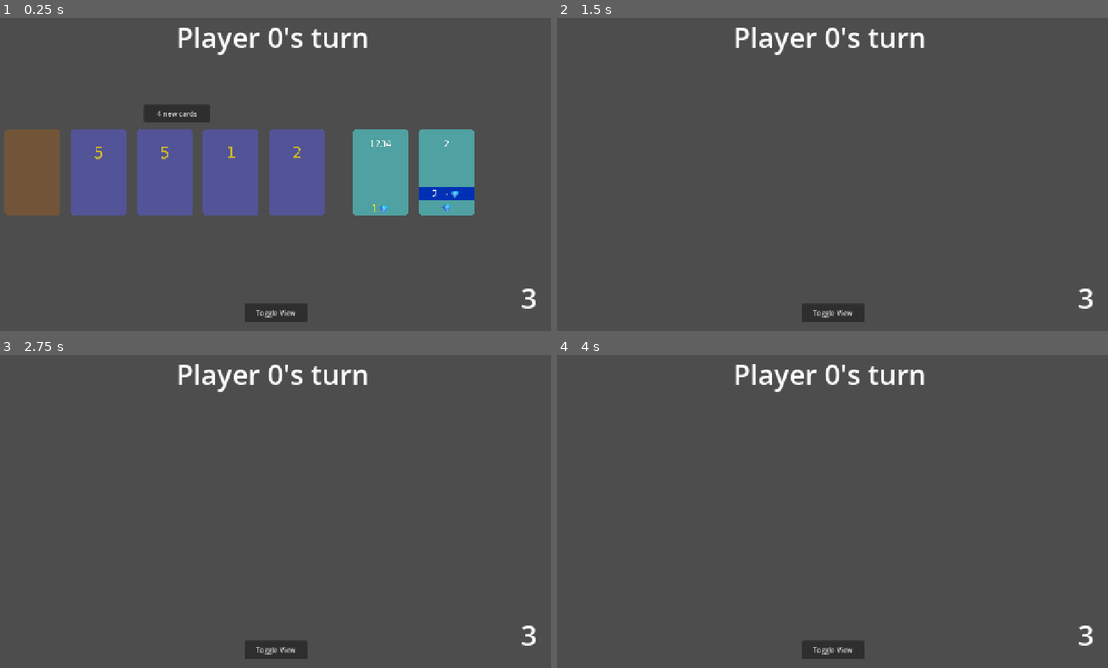
Above: before the commit, frames 1-4 (two rows, left to right).
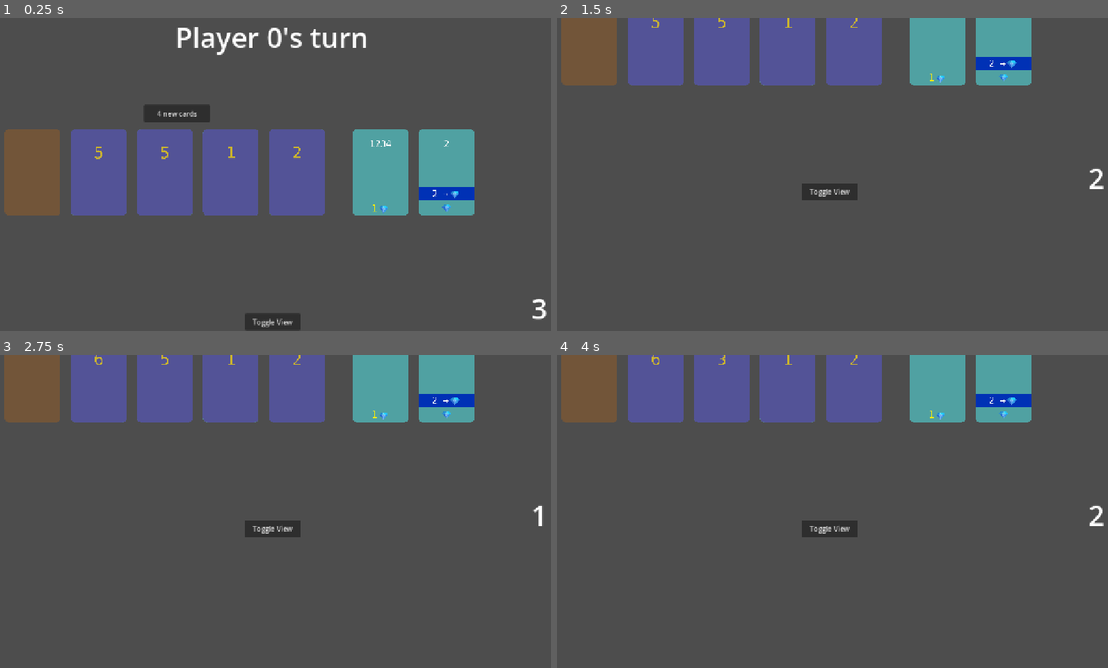
Above: after the commit, the same moments.

Repository: vbackeberg/game1
Game: Godot game, scene res://src/main.tscn
The game is run twice, just before and just after one commit, with the same random seed, the same clock (stepped at 60 frames per second) and the same inputs.
Inputs (mouse positions are in pixels of both pictures, inside the frame that each line leads up to):
- Up to frame 1 (0.25 s): no input
- Up to frame 2 (1.5 s): click "Toggle View" at 0.5 s; click (590, 43) at 1.27 s
- Up to frame 3 (2.75 s): click (99, 380) at 2.02 s
- Up to frame 4 (4 s): click (722, 380) at 2.77 s; click (788, 380) at 3.52 s

The runs differ from the first frame. In frame 1, 1.4% of the frame differs, in the area x 32-100%, y 2-100%; in frame 2, 17%, in the area x 0-100%, y 0-98%; in frame 3, 17%; in frame 4, 17%.

Commit message:
wip add tween and move camera to player area on toggle press instead of visibility

Diff:
--- a/src/main.gd
+++ b/src/main.gd
@@ -9,7 +9,7 @@
 
 # Called when the node enters the scene tree for the first time.
 func _ready() -> void:
-	players = [$PlayerArea, $PlayerArea2]
+	players = [$PlayerArea]
 	_set_current_player(0)
 
 	$WinOverlay.visible = false
@@ -25,16 +25,11 @@
 	if event.is_action_pressed("ui_accept"): # Space bar
 		toggle_view()
 
-# TODO: Toggle does not yet work in discard mode.
-# When discard mode, deactivate cards drawing, show how many to discard
+func toggle_view():
+	var tween = create_tween().set_trans(Tween.TRANS_CUBIC)
+	tween.set_parallel(true) # Run all animations simultaneously
+	tween.tween_property($Camera2D, "global_position", Vector2(0, 300), 0.5)
 
-func toggle_view():
-	if $MiddleArea.visible == true:
-		$MiddleArea.visible = false
-		currentPlayer.visible = true
-	else:
-		$MiddleArea.visible = true
-		currentPlayer.visible = false
 
 # Called every frame. 'delta' is the elapsed time since the previous frame.
 func _process(_delta: float) -> void:
--- a/src/main.tscn
+++ b/src/main.tscn
@@ -1,46 +1,46 @@
-[gd_scene load_steps=4 format=3 uid="uid://vj5feyq5sl6r"]
+[gd_scene format=3 uid="uid://vj5feyq5sl6r"]
 
 [ext_resource type="Script" uid="uid://bopt66vu8q8qa" path="res://src/main.gd" id="1_ig7tw"]
 [ext_resource type="PackedScene" uid="uid://dkfqww1gfq0k" path="res://src/middle_area.tscn" id="2_5q4o7"]
 [ext_resource type="PackedScene" uid="uid://bov0ixvuurdny" path="res://src/player_area.tscn" id="3_1bvp3"]
 
-[node name="Main" type="Node"]
+[node name="Main" type="Node2D" unique_id=2046145857]
 script = ExtResource("1_ig7tw")
 
-[node name="MiddleArea" parent="." instance=ExtResource("2_5q4o7")]
+[node name="Camera2D" type="Camera2D" parent="." unique_id=340020315]
 
-[node name="PlayerArea" parent="." instance=ExtResource("3_1bvp3")]
+[node name="MiddleArea" parent="." unique_id=1610996483 instance=ExtResource("2_5q4o7")]
+position = Vector2(-640, -360)
 
-[node name="PlayerArea2" parent="." instance=ExtResource("3_1bvp3")]
+[node name="PlayerArea" parent="." unique_id=987378068 instance=ExtResource("3_1bvp3")]
+position = Vector2(-640, 360)
 
-[node name="PlayerArea3" parent="." instance=ExtResource("3_1bvp3")]
-
-[node name="PlayerArea4" parent="." instance=ExtResource("3_1bvp3")]
-
-[node name="PlayerArea5" parent="." instance=ExtResource("3_1bvp3")]
-
-[node name="PlayerArea6" parent="." instance=ExtResource("3_1bvp3")]
-
-[node name="ActionsLeftLabel" type="Label" parent="."]
-offset_left = 1144.0
-offset_top = 600.0
-offset_right = 1248.0
-offset_bottom = 688.0
+[node name="ActionsLeftLabel" type="Label" parent="." unique_id=122699932]
+offset_left = 528.0
+offset_top = 264.0
+offset_right = 632.0
+offset_bottom = 352.0
 theme_override_font_sizes/font_size = 64
 text = "3"
 horizontal_alignment = 2
 vertical_alignment = 2
 
-[node name="CurrentPlayerLabel" type="Label" parent="."]
-anchors_preset = 10
-anchor_right = 1.0
-offset_bottom = 88.0
+[node name="CurrentPlayerLabel" type="Label" parent="." unique_id=1843246647]
+anchors_preset = 5
+anchor_left = 0.5
+anchor_right = 0.5
+offset_left = -224.0
+offset_top = -360.0
+offset_right = 220.0
+offset_bottom = -272.0
 grow_horizontal = 2
+size_flags_horizontal = 4
+size_flags_vertical = 0
 theme_override_font_sizes/font_size = 64
 text = "Player 1's turn"
 horizontal_alignment = 1
 
-[node name="WinOverlay" type="Panel" parent="."]
+[node name="WinOverlay" type="Panel" parent="." unique_id=324845957]
 visible = false
 self_modulate = Color(0, 0, 0, 1)
 anchors_preset = 15
@@ -49,7 +49,7 @@
 grow_horizontal = 2
 grow_vertical = 2
 
-[node name="NewGameButton" type="Button" parent="WinOverlay"]
+[node name="NewGameButton" type="Button" parent="WinOverlay" unique_id=854454326]
 layout_mode = 1
 anchors_preset = 8
 anchor_left = 0.5
@@ -65,7 +65,7 @@
 theme_override_font_sizes/font_size = 48
 text = "  Start new game  "
 
-[node name="WinnerLabel" type="Label" parent="WinOverlay"]
+[node name="WinnerLabel" type="Label" parent="WinOverlay" unique_id=1352409240]
 layout_mode = 1
 anchors_preset = 5
 anchor_left = 0.5
@@ -78,11 +78,15 @@
 horizontal_alignment = 1
 vertical_alignment = 1
 
-[node name="ToggleViewButton" type="Button" parent="."]
-offset_left = 576.0
-offset_top = 657.0
-offset_right = 719.0
-offset_bottom = 700.0
+[node name="ToggleViewButton" type="Button" parent="." unique_id=550081648]
+anchors_preset = -1
+anchor_bottom = 1.0
+offset_left = -64.0
+offset_top = 320.0
+offset_right = 64.0
+offset_bottom = 359.0
+grow_horizontal = 2
+grow_vertical = 0
 size_flags_horizontal = 4
 size_flags_vertical = 8
 text = "Toggle View"
@@ -90,15 +94,5 @@
 [connection signal="action_used" from="MiddleArea" to="." method="_on_action_used"]
 [connection signal="action_used" from="PlayerArea" to="." method="_on_action_used"]
 [connection signal="visibility_changed" from="PlayerArea" to="PlayerArea" method="_on_visibility_changed"]
-[connection signal="action_used" from="PlayerArea2" to="." method="_on_action_used"]
-[connection signal="visibility_changed" from="PlayerArea2" to="PlayerArea2" method="_on_visibility_changed"]
-[connection signal="action_used" from="PlayerArea3" to="." method="_on_action_used"]
-[connection signal="visibility_changed" from="PlayerArea3" to="PlayerArea3" method="_on_visibility_changed"]
-[connection signal="action_used" from="PlayerArea4" to="." method="_on_action_used"]
-[connection signal="visibility_changed" from="PlayerArea4" to="PlayerArea4" method="_on_visibility_changed"]
-[connection signal="action_used" from="PlayerArea5" to="." method="_on_action_used"]
-[connection signal="visibility_changed" from="PlayerArea5" to="PlayerArea5" method="_on_visibility_changed"]
-[connection signal="action_used" from="PlayerArea6" to="." method="_on_action_used"]
-[connection signal="visibility_changed" from="PlayerArea6" to="PlayerArea6" method="_on_visibility_changed"]
 [connection signal="pressed" from="WinOverlay/NewGameButton" to="." method="_on_new_game_button_pressed"]
 [connection signal="pressed" from="ToggleViewButton" to="." method="toggle_view"]
